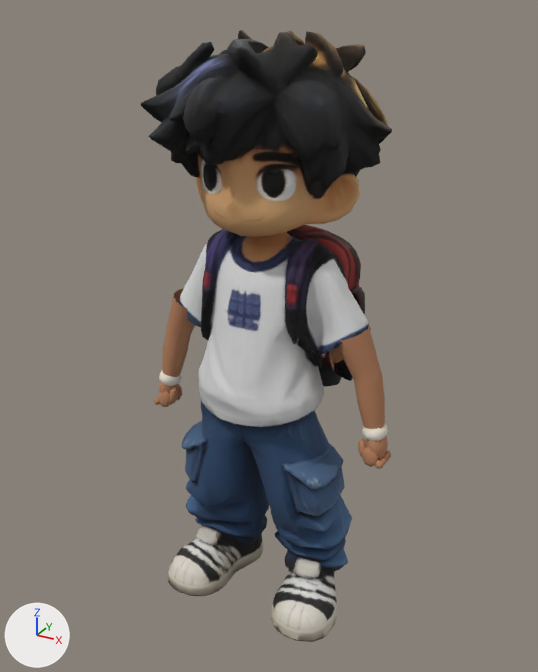
Before and after pictures for a commit that changed the glTF model assets/models/amir-fighter.glb.
The view is the same before and after, from a 50 mm camera at (0.851, -1.574, 1.544) aimed at (-0.016, 0.001, 0.756). Lighting does not change. The marker at lower left points along +X, +Y and +Z. The first picture is the older version. Vertices at exactly the same position are counted once.

Names of what the first picture shows: 'Amir fighter'.
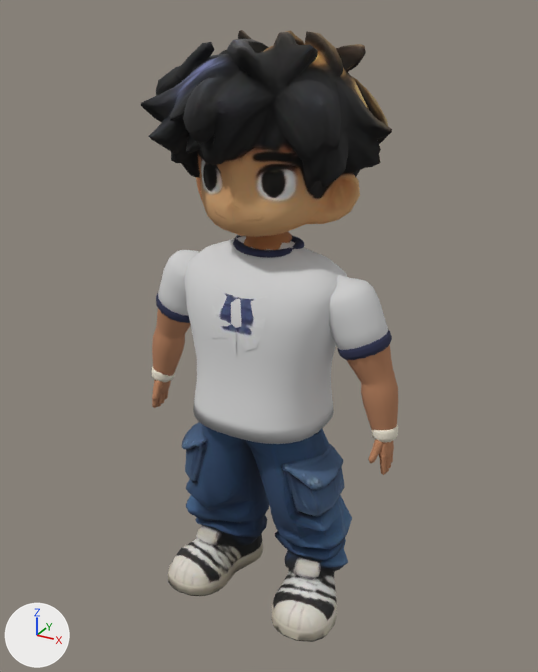
Where the change shows, as pixel boxes (x1, y1, x2, y2) in the pictures (538 x 672 px; the box of a moved part takes in the faces that stretch with it):
'Amir fighter', reshaped: before (141, 30, 392, 642); after (141, 30, 398, 642)
part 1 of me_amir_fighter, added: after (211, 286, 269, 357)
part 2 of me_amir_fighter, deleted: before (170, 385, 366, 457)
part 3 of me_amir_fighter, moved or reshaped: before (154, 225, 391, 469); after (151, 231, 398, 475)
part 4 of me_amir_fighter, surface changed: before (164, 327, 385, 438); after (152, 329, 398, 439)

The change in detail:
me_amir_fighter is used by ob_amir_fighter; location (0.0, 0.0, 0.0).
me_amir_fighter had 6031 vertices, 11859 faces and spanned x -0.35..0.35, y -0.27..0.29, z 0.0..1.5.
me_amir_fighter now has 5210 vertices, 10218 faces and spans x -0.37..0.37, y -0.27..0.25, z 0.0..1.5.
me_amir_fighter part 1: a new loose piece of 17 vertices spanning x -0.08..0.07, y -0.19..-0.16, z 0.77..0.94, in mat_amir_original_colours (picture img_image_0).
me_amir_fighter part 2: 10 loose pieces with 256 vertices, spanning x -0.33..0.33, y -0.08..-0.01, z 0.5..0.57, are deleted.
me_amir_fighter part 3: 247 vertices moved from x -0.35..0.35, y -0.11..0.04, z 0.5..1.04 to x -0.36..0.37, y -0.11..0.04, z 0.49..1.04; 2135 vertices removed from x -0.35..0.35, y -0.21..0.29, z 0.5..1.05; 1553 vertices added at x -0.37..0.37, y -0.22..0.09, z 0.48..1.04.
me_amir_fighter part 4: 176 kept faces spanning x -0.36..0.37, y -0.09..0.02, z 0.49..0.86 get new texture (UV) coordinates.
